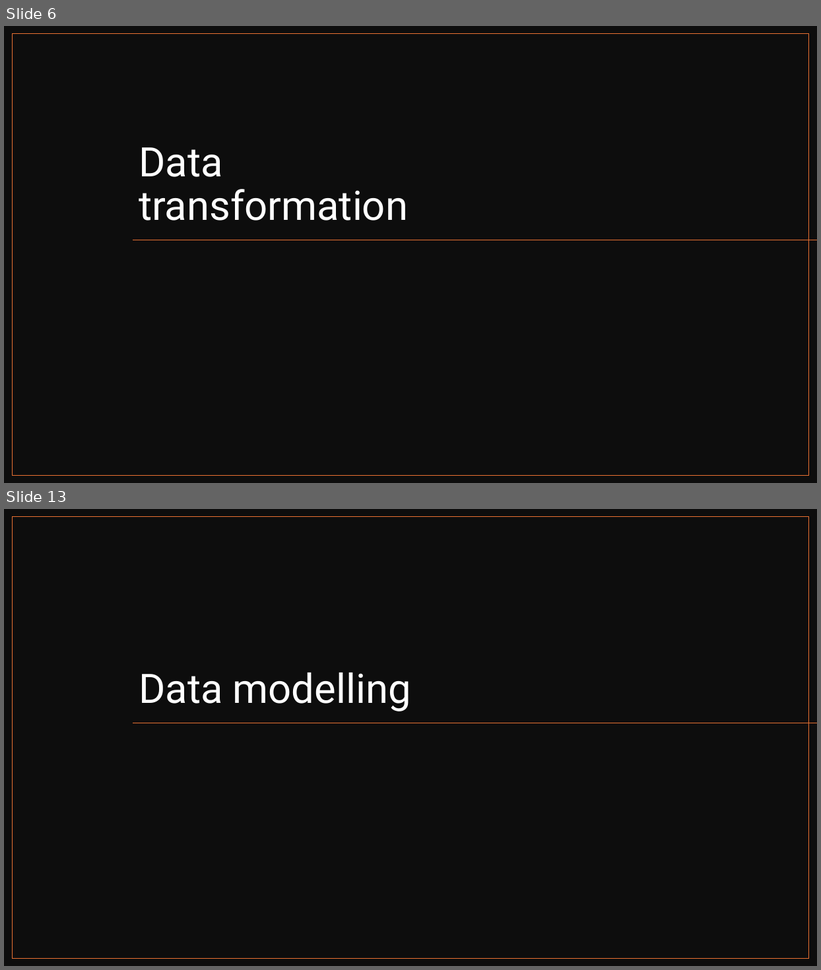
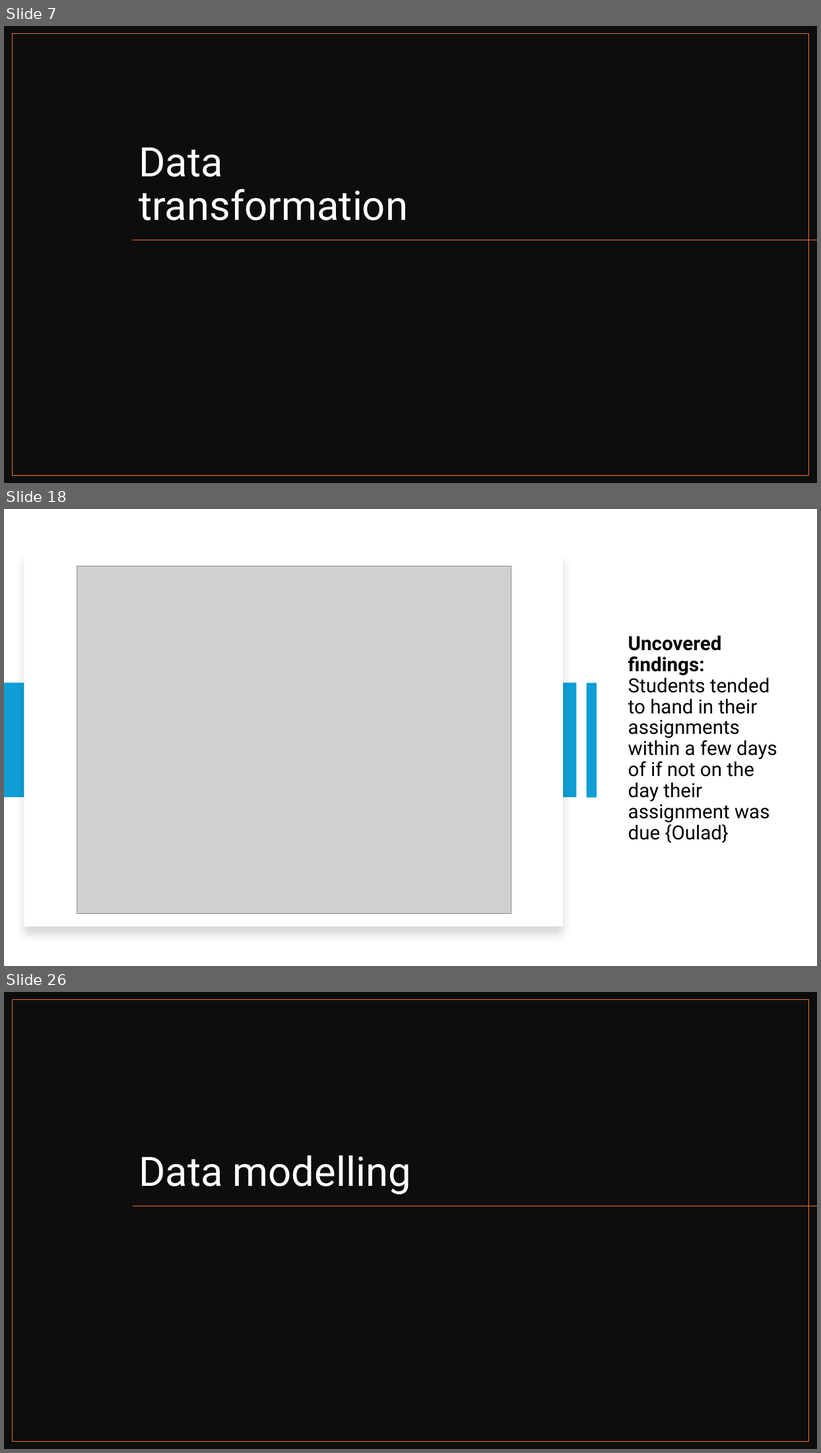
Before and after one commit to ProjectsKoryHasWorkedOn/2024_Grades_Dataset_R_Project, a slide deck: r_project_presentation.pptx. Shown one above the other, each under a label of ours: slides 6 and 13 before the commit, slides 7, 18 and 26 after it; the slides between them are not shown. The pictures are 821x970 and 821x1453 pixels, drawn with LibreOffice and Linux fonts; fonts in the diff are those of the drawing; grey boxes stand for pictures. Boxes give left, top, right and bottom in pixels: in the first picture for what was removed or moved away, otherwise in the second. Text is boxed around its words. In the diff, an @@ line names an element or a change of style, - is before the commit and + after.

```diff
--- a/r_project_presentation.pptx
+++ b/r_project_presentation.pptx
@@ slide 18 added at [4, 509, 817, 966], background #FFFFFF @@
@@ rectangle added at [24, 553, 564, 927], fill #FFFFFF @@
@@ picture added at [77, 566, 511, 914] @@
@@ title added at [628, 636, 778, 843], 23 pt, text #000000 @@
+Uncovered findings: Students tended to hand in their assignments within a few days of if not on the day their assignment was due {Oulad}
@@ rectangle added at [4, 683, 577, 798], fill #0F9ED5 @@
@@ rectangle added at [586, 683, 597, 798], fill #0F9ED5 @@
@@ what was slide 6 is now slide 7 @@
@@ what was slide 13 is now slide 26 @@
```
Also in this commit, not shown: 4 slides changed, 25 other slides added, 12 slides removed, 11 other files.
